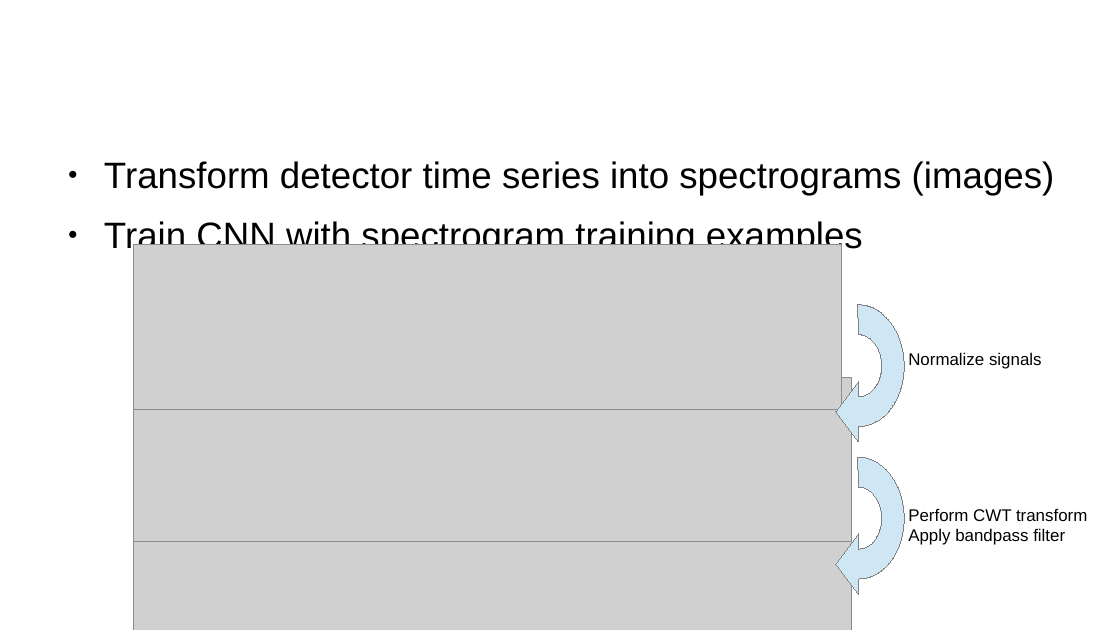
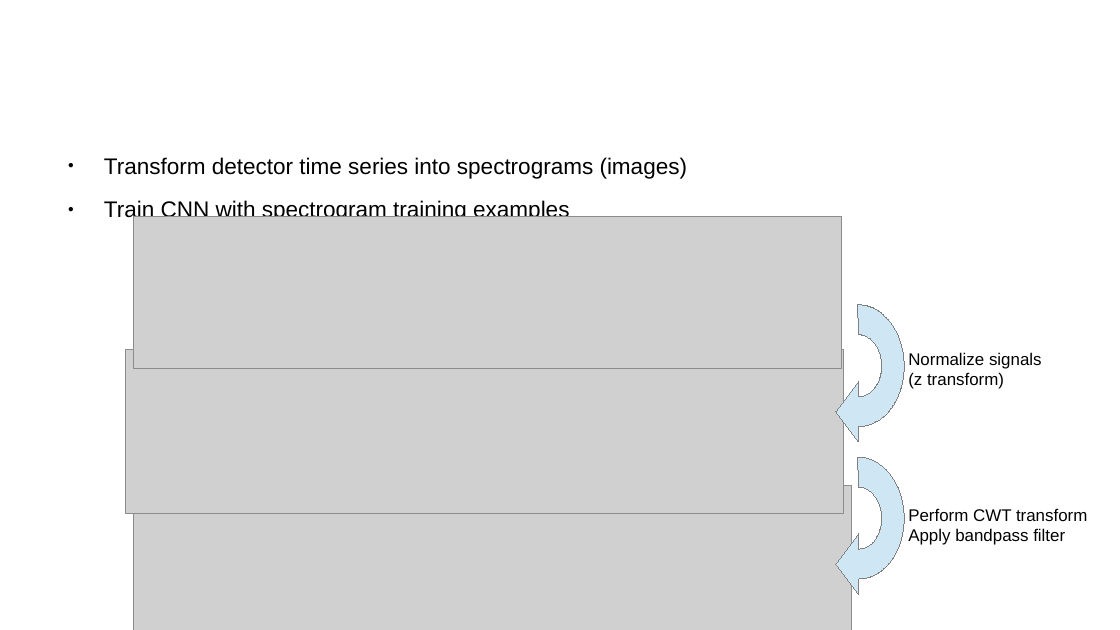
Before and after one commit to TomCasaletto/CMPE257, a slide deck: slide 7 of tom/gw.odp (slide 3 before the commit). Drawn at 1120x630 pixels with LibreOffice and Linux fonts; fonts in the diff are those of the drawing; grey boxes stand for pictures; background and template pictures are left out. Boxes give left, top, right and bottom in pixels: in the first picture for what was removed or moved away, otherwise in the second. Text is boxed around its words. In the diff, an @@ line names an element or a change of style, - is before the commit and + after.

```diff
--- a/tom/gw.odp
+++ b/tom/gw.odp
@@ text "Transform detector time series into ..." at [104,157,688,222]: size 26 to 16 pt @@
@@ picture: place and size @@
-picture at [133,245,842,411]
+picture at [133,216,842,368]
@@ picture: place and size @@
-picture at [133,377,852,542]
+picture at [125,350,844,514]
@@ text at [908,372,1004,389]: paragraph added @@
+(z transform)
@@ picture: place and size @@
-picture at [133,482,852,630]
+picture at [133,486,852,630]
```
Also in this commit, not shown: 3 slides added, 2 other files.
